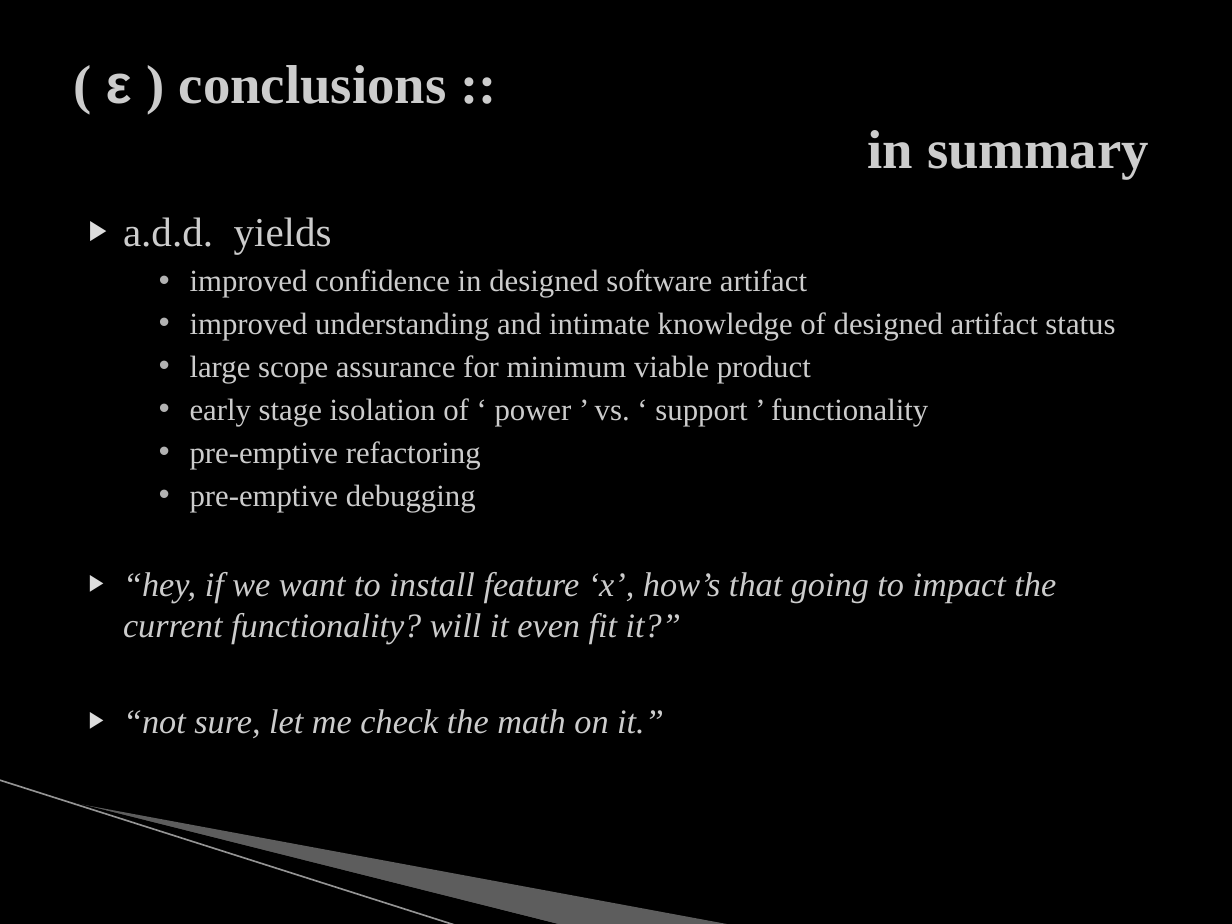
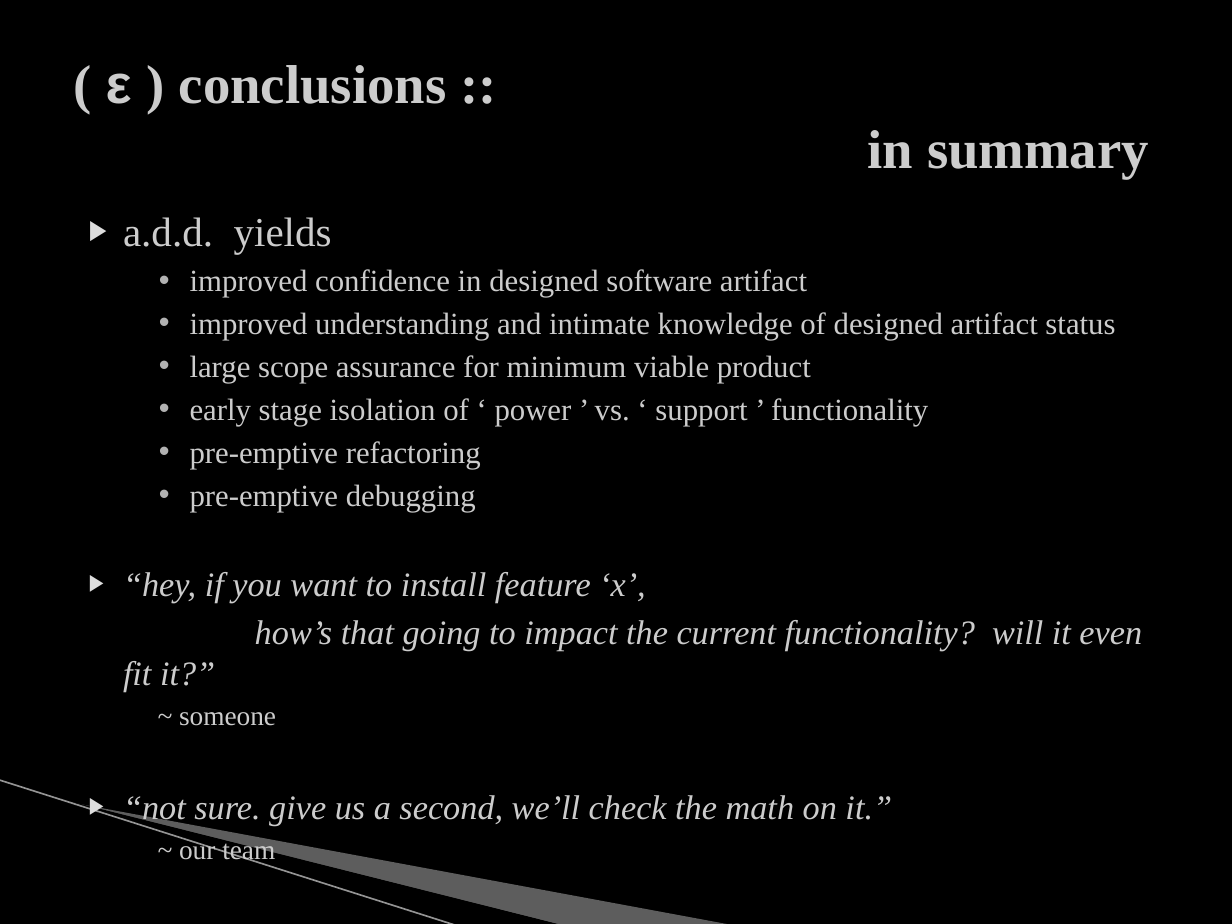
Before and after one commit to mjs0031/master_report, a slide deck: slide 28 of the_defense.pptx. Drawn at 1232x924 pixels with LibreOffice and Linux fonts; fonts in the diff are those of the drawing; background and template pictures are left out. Boxes give left, top, right and bottom in pixels: in the first picture for what was removed or moved away, otherwise in the second. Text is boxed around its words. In the diff, an @@ line names an element or a change of style, - is before the commit and + after.

```diff
--- a/the_defense.pptx
+++ b/the_defense.pptx
@@ text at (123,572,1142,826): text changed @@
-▶ “hey, if we want to install feature ‘x’, how’s that going to impact the current functionality? will it even fit it?”
-▶ “not sure, let me check the math on it.”
+▶ “hey, if you want to install feature ‘x’,
+how’s that going to impact the current functionality? will it even fit it?”
+  ~ someone
+▶ “not sure. give us a second, we’ll check the math on it.”
+  ~ our team
```
Also in this commit, not shown: 3 other slides changed, 1 other file.
